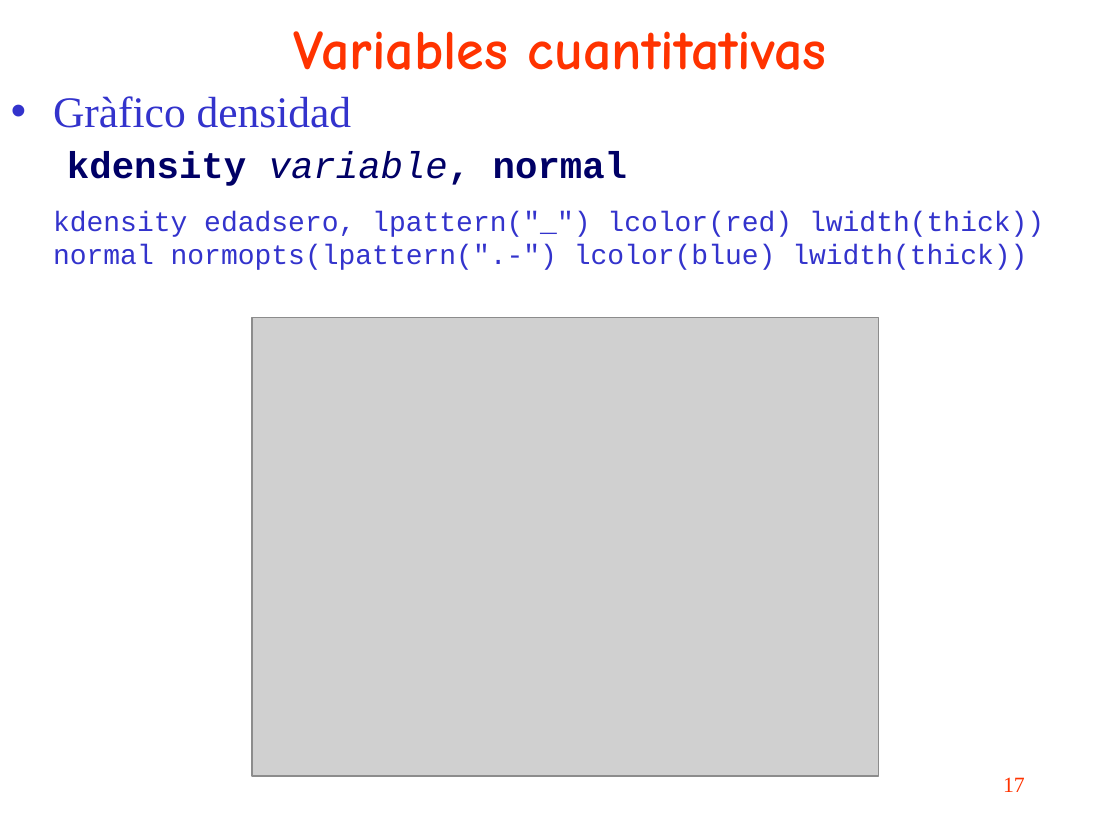
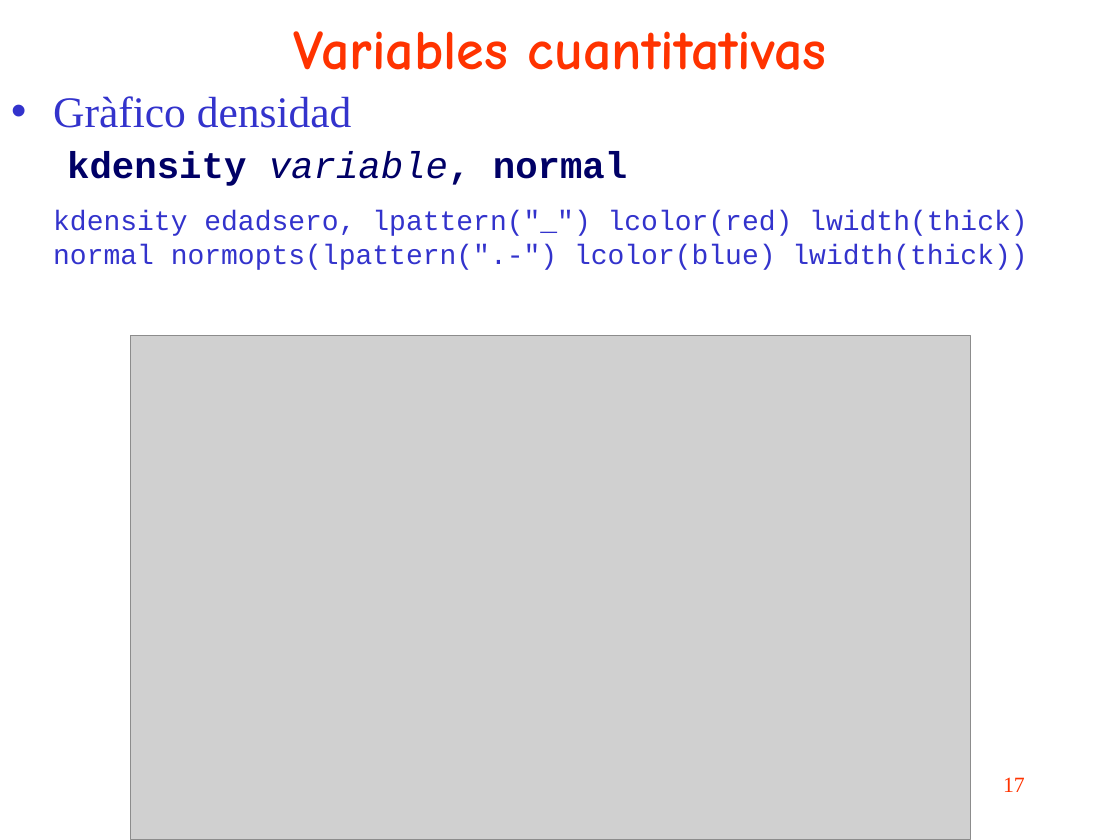
Before and after one commit to uebvhir/Course_Basic_data_analysis_with_Stata, a slide deck: slide 17 of slides/sessio_2_stata_basic.ppt. Drawn at 1120x840 pixels with LibreOffice and Linux fonts; fonts in the diff are those of the drawing; grey boxes stand for pictures. Boxes give left, top, right and bottom in pixels: in the first picture for what was removed or moved away, otherwise in the second. Text is boxed around its words. In the diff, an @@ line names an element or a change of style, - is before the commit and + after.

```diff
--- a/slides/sessio_2_stata_basic.ppt
+++ b/slides/sessio_2_stata_basic.ppt
@@ text at bbox=[53, 211, 1027, 270]: text changed @@
-kdensity edadsero, lpattern("_") lcolor(red) lwidth(thick)) normal normopts(lpattern(".-") lcolor(blue) lwidth(thick))
+kdensity edadsero, lpattern("_") lcolor(red) lwidth(thick) normal normopts(lpattern(".-") lcolor(blue) lwidth(thick))
@@ picture: place and size @@
-picture at bbox=[252, 317, 878, 776]
+picture at bbox=[131, 336, 971, 840]
```
Also in this commit, not shown: 17 other slides changed, 11 slides added, 10 slides removed, 1 other file.
